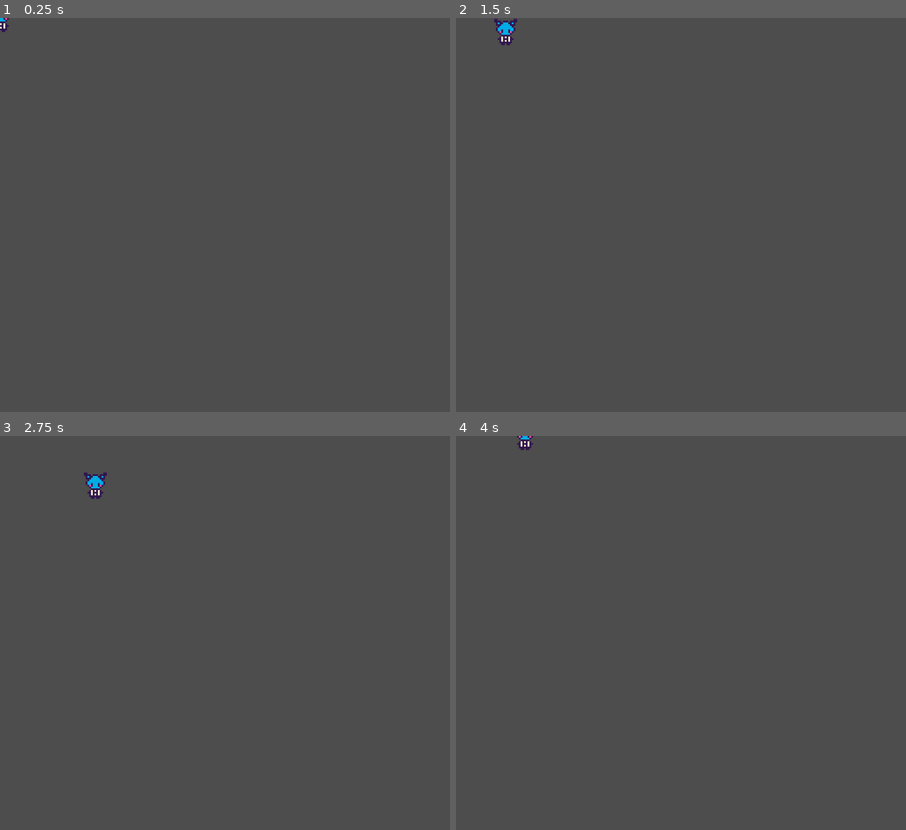
Above: before the commit, frames 1-4 (two rows, left to right).
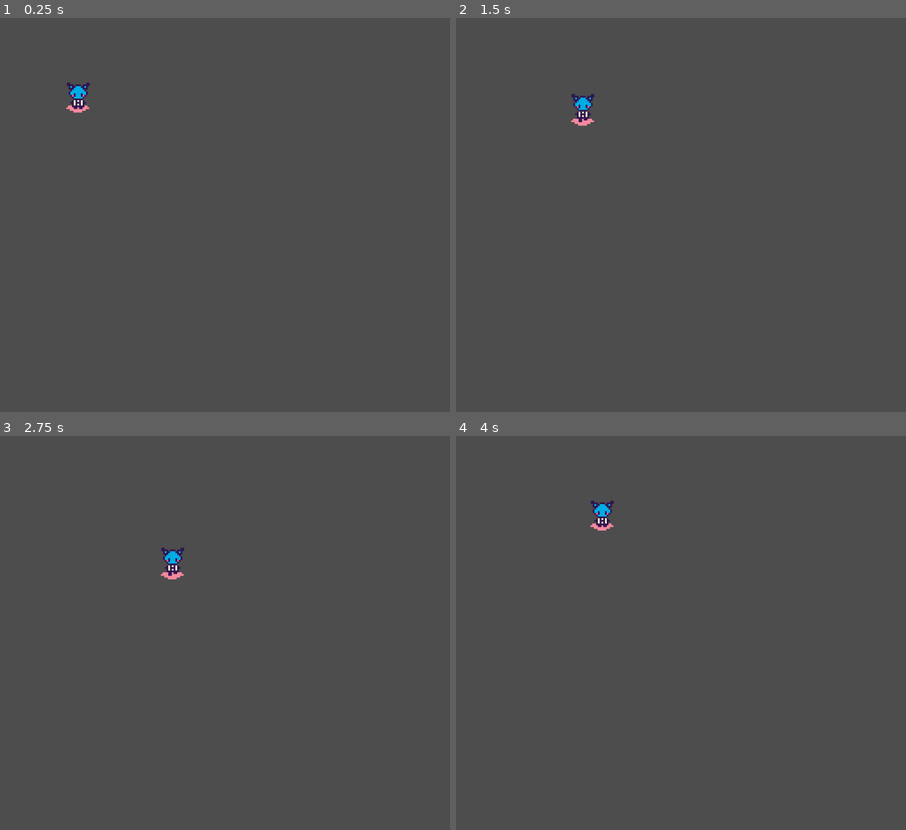
Above: after the commit, the same moments.

Repository: Julieta2200/Cosmic-Carnival
Game: Godot game, scene res://Projects/Lumina/Lumina.tscn
Two runs of this game, one before a commit and one after it. Both use one fixed random seed, a clock stepped at 60 frames per second and the inputs below. The project has no main scene, so this scene is started directly.
Inputs:
- Up to frame 1 (0.25 s): no input
- Up to frame 2 (1.5 s): tap Enter at 0.5 s; hold Right (right) 0.53-1.28 s; hold Down (down) from 1.28 s (still down)
- Up to frame 3 (2.75 s): release Down (down) at 2.03 s; hold Right (right) from 2.03 s (still down)
- Up to frame 4 (4 s): release Right (right) at 2.78 s; hold Up (up) 2.78-3.53 s; hold Left (left) from 3.53 s (still down)

The runs differ from the first frame. In frame 1, 0.3% of the frame differs, in the area x 0-20%, y 0-24%; in frame 2, 0.5%; in frame 3, 0.5%, in the area x 18-41%, y 9-37%; in frame 4, 0.4%.

Commit message:
lumina animation

Diff:
--- a/Projects/Lumina/Lumina.gd
+++ b/Projects/Lumina/Lumina.gd
@@ -10,3 +10,13 @@
 	var direction = Input.get_vector("left", "right", "up", "down").normalized()
 	velocity = direction * speed
 	move_and_slide()
+	animation()
+
+func animation()-> void:
+	if velocity == Vector2.ZERO:
+		$AnimatedSprite2D.play("idle")
+		return
+	if (velocity).y < 0:
+		$AnimatedSprite2D.play("back_walk")
+	else:
+		$AnimatedSprite2D.play("walk")
--- a/Projects/Lumina/Lumina.tscn
+++ b/Projects/Lumina/Lumina.tscn
@@ -1,12 +1,80 @@
-[gd_scene load_steps=3 format=3 uid="uid://bs0vamppxcys5"]
+[gd_scene load_steps=11 format=3 uid="uid://bs0vamppxcys5"]
 
 [ext_resource type="Script" path="res://Projects/Lumina/Lumina.gd" id="1_2ie5q"]
 [ext_resource type="Texture2D" uid="uid://udoyio75q0g3" path="res://Assets/Characters/Lumina/Base.png" id="2_0krf4"]
+[ext_resource type="Texture2D" uid="uid://cm8me8a6l8ggu" path="res://Assets/Characters/Lumina/shadow.png" id="2_6i7er"]
+[ext_resource type="Texture2D" uid="uid://b7ywwwdst3ant" path="res://Assets/Characters/Lumina/Back_Walk_1.png" id="3_f2yb2"]
+[ext_resource type="Texture2D" uid="uid://dvgx3psjyvenc" path="res://Assets/Characters/Lumina/Back_Base.png" id="4_luo13"]
+[ext_resource type="Texture2D" uid="uid://cpkonxevjegir" path="res://Assets/Characters/Lumina/Back_Walk_2.png" id="5_xrg6y"]
+[ext_resource type="Texture2D" uid="uid://b2tw2eqcwtf7u" path="res://Assets/Characters/Lumina/idle.png" id="7_cesm8"]
+[ext_resource type="Texture2D" uid="uid://cqshpyfm7qj31" path="res://Assets/Characters/Lumina/Walk1.png" id="8_tai1y"]
+[ext_resource type="Texture2D" uid="uid://cocjwjrhexjvu" path="res://Assets/Characters/Lumina/Walk2.png" id="9_aedyr"]
+
+[sub_resource type="SpriteFrames" id="SpriteFrames_ka8j6"]
+animations = [{
+"frames": [{
+"duration": 1.0,
+"texture": ExtResource("3_f2yb2")
+}, {
+"duration": 1.0,
+"texture": ExtResource("4_luo13")
+}, {
+"duration": 1.0,
+"texture": ExtResource("5_xrg6y")
+}, {
+"duration": 1.0,
+"texture": ExtResource("4_luo13")
+}],
+"loop": true,
+"name": &"back_walk",
+"speed": 3.0
+}, {
+"frames": [{
+"duration": 1.0,
+"texture": ExtResource("2_0krf4")
+}, {
+"duration": 0.3,
+"texture": ExtResource("7_cesm8")
+}, {
+"duration": 0.3,
+"texture": ExtResource("2_0krf4")
+}, {
+"duration": 0.3,
+"texture": ExtResource("7_cesm8")
+}],
+"loop": true,
+"name": &"idle",
+"speed": 1.0
+}, {
+"frames": [{
+"duration": 1.0,
+"texture": ExtResource("8_tai1y")
+}, {
+"duration": 1.0,
+"texture": ExtResource("2_0krf4")
+}, {
+"duration": 1.0,
+"texture": ExtResource("9_aedyr")
+}, {
+"duration": 1.0,
+"texture": ExtResource("2_0krf4")
+}],
+"loop": true,
+"name": &"walk",
+"speed": 3.0
+}]
 
 [node name="Lumina" type="CharacterBody2D"]
+position = Vector2(176, 175)
 scale = Vector2(4, 4)
 script = ExtResource("1_2ie5q")
 speed = 148
 
-[node name="sprite" type="Sprite2D" parent="."]
-texture = ExtResource("2_0krf4")
+[node name="shadow" type="Sprite2D" parent="."]
+position = Vector2(0.75, 7)
+texture = ExtResource("2_6i7er")
+
+[node name="AnimatedSprite2D" type="AnimatedSprite2D" parent="."]
+sprite_frames = SubResource("SpriteFrames_ka8j6")
+animation = &"walk"
+autoplay = "idle"
Binary file added: Assets/Characters/Lumina/Back_Base.png
Not shown, added: Assets/Characters/Lumina/Back_Base.png.import
Binary file added: Assets/Characters/Lumina/Back_Talk1.png
Not shown, added: Assets/Characters/Lumina/Back_Talk1.png.import
Binary file added: Assets/Characters/Lumina/Back_Talk2.png
Not shown, added: Assets/Characters/Lumina/Back_Talk2.png.import
Binary file added: Assets/Characters/Lumina/Back_Walk_1.png
Not shown, added: Assets/Characters/Lumina/Back_Walk_1.png.import
Binary file added: Assets/Characters/Lumina/Back_Walk_2.png
Not shown, added: Assets/Characters/Lumina/Back_Walk_2.png.import
Binary file added: Assets/Characters/Lumina/Talk1.png
Not shown, added: Assets/Characters/Lumina/Talk1.png.import
(and 10 more such lines)
